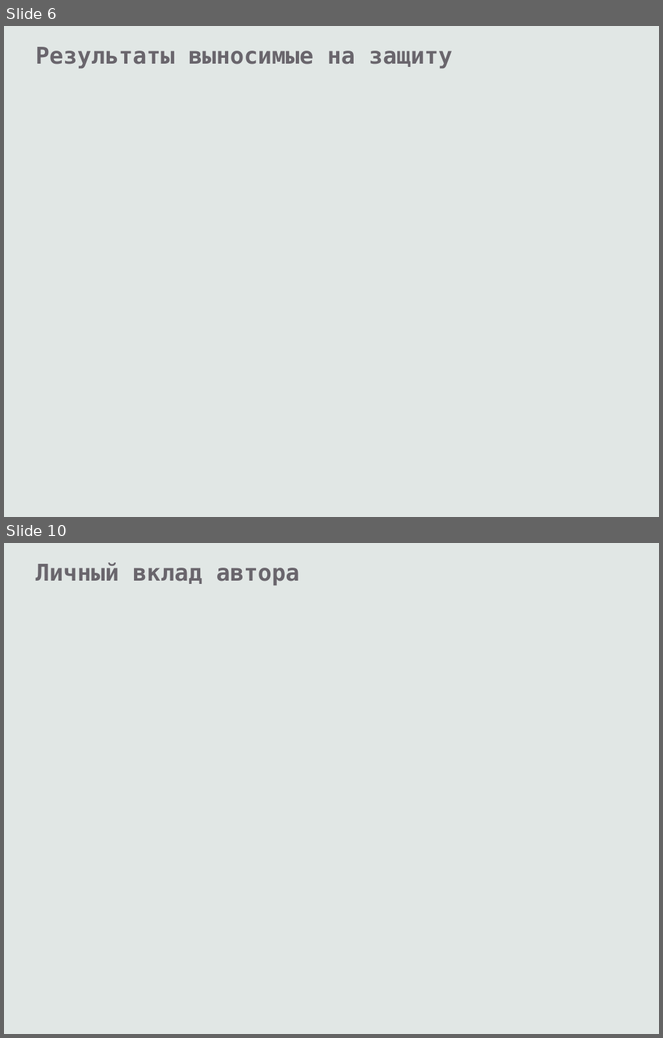
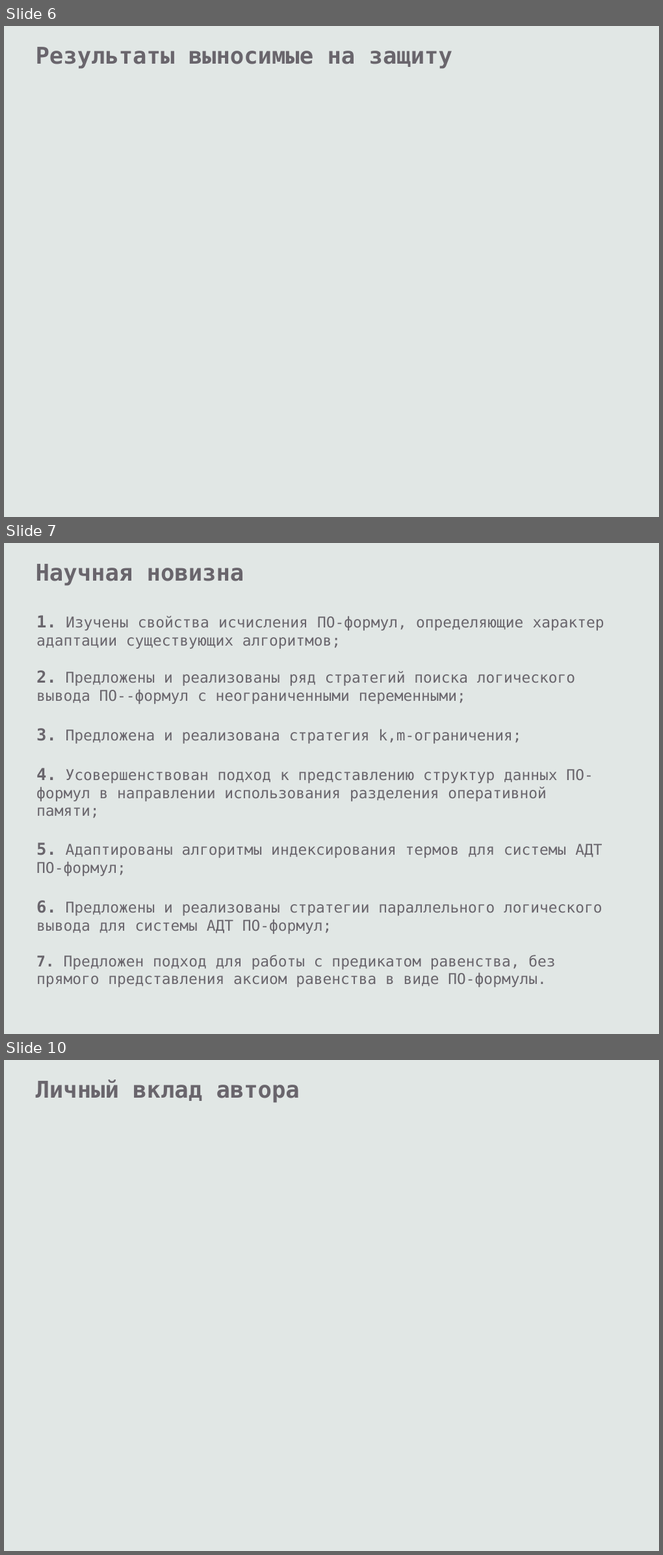
Before and after one commit to eugeneai/prisnif, a slide deck: brick/pres/pacman.odp. Shown one above the other, each under a label of ours: slides 6 and 10 before the commit, slides 6, 7 and 10 after it; the slides between them are not shown. The pictures are 663x1038 and 663x1555 pixels, drawn with LibreOffice and Linux fonts; fonts in the diff are those of the drawing. Boxes give left, top, right and bottom in pixels: in the first picture for what was removed or moved away, otherwise in the second. Text is boxed around its words. In the diff, an @@ line names an element or a change of style, - is before the commit and + after.

```diff
--- a/brick/pres/pacman.odp
+++ b/brick/pres/pacman.odp
@@ slide 7 added at (4,543,659,1034), background #E1E7E5 @@
@@ text added at (36,564,244,585), 28 pt, text #69656C, bold @@
+Научная новизна
@@ text added at (36,615,605,988), 18 pt, text #69656C @@
+1. Изучены свойства исчисления ПО-формул, определяющие характер адаптации существующих алгоритмов;
+2. Предложены и реализованы ряд стратегий поиска логического вывода ПО--формул с неограниченными переменными;
+3. Предложена и реализована стратегия k,m-ограничения;
+4. Усовершенствован подход к представлению структур данных ПО-формул в направлении использования разделения оперативной памяти;
+5. Адаптированы алгоритмы индексирования термов для системы АДТ ПО-формул;
+6. Предложены и реализованы стратегии параллельного логического вывода для системы АДТ ПО-формул;
+7. Предложен подход для работы с предикатом равенства, без прямого представления аксиом равенства в виде ПО-формулы.
```
Also in this commit, not shown: 1 slide changed, 4 other slides added, 5 slides removed, 2 other files.
